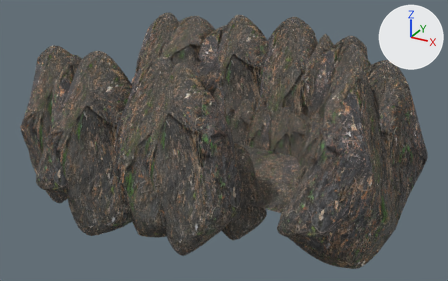
The glTF model Editor/assets/models/canyon/canyon07.gltf, before and after one commit.
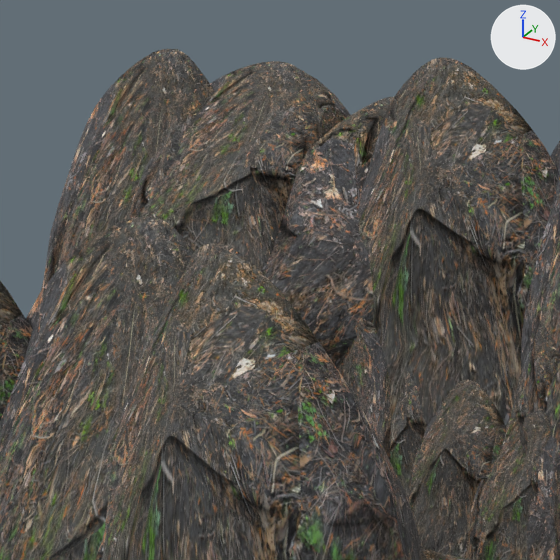
The first picture shows the older version from a camera (50 mm lens) standing at (67.1, -119.2, 63.9) and looking at (2.9, -2.6, 5.6). The close-ups show both versions on the part from 28% to 60% of the width and 0% to 52% of the height of that picture; other places that the commit changed are outside them. Lighting does not change. The marker at upper right points along +X, +Y and +Z. Where no turn or scale is listed for an object, it has been applied to the vertices.

Objects in the first close-up: 'Rock.1548', 'Rock.1552', 'Rock.1553', 'Rock.1554', 'Rock.1558', 'Rock.1559', 'Rock.1563', 'Rock.1565', 'Rock.1570', 'Rock.1574', 'Rock.1675', 'Rock.1681'.
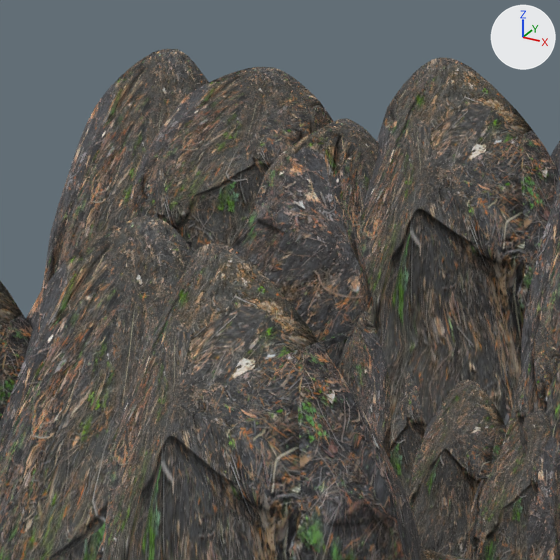
Patch to the scene script:
```diff
--- a/Editor/assets/models/canyon/canyon07.gltf.py
+++ b/Editor/assets/models/canyon/canyon07.gltf.py
@@ ob_rock_1565 @@
 ob_rock_1565 = bpy.data.objects.new('Rock.1565', me_cube_002)
-ob_rock_1565.location = (-11.39, 20.16, 12.95)
-ob_rock_1565.rotation_euler = (-3.131, 0.0468, 0.136)  # degrees (-179, 2.7, 7.8)
-ob_rock_1565.scale = (21.4, 21.4, 11.5)
+ob_rock_1565.location = (-11.39, 15.48, 12.95)
+ob_rock_1565.rotation_euler = (-3.131, 0.0468, 0.000594)  # degrees (-179, 2.7, 0)
+ob_rock_1565.scale = (21.2, 8.26, 11.5)
@@ ob_rock_1570 @@
 ob_rock_1570 = bpy.data.objects.new('Rock.1570', me_cube_002)
-ob_rock_1570.location = (-20.03, 20.28, 16.05)
+ob_rock_1570.location = (-20.03, 18.38, 16.05)
 ob_rock_1570.rotation_euler = (-3.131, 0.0468, -1.369)  # degrees (-179, 2.7, -78)
-ob_rock_1570.scale = (20.4, 20.4, 10.8)
+ob_rock_1570.scale = (8.58, 20.1, 10.8)
```

Location of each change, [x1, y1, x2, y2] in pixels of the close-ups (560 x 560 px):
'Rock.1570', moved, rescaled
    before: [128, 61, 351, 271]
    after: [127, 67, 334, 251]
'Rock.1565', moved, turned, rescaled
    before: [261, 97, 394, 363]
    after: [230, 118, 379, 347]
